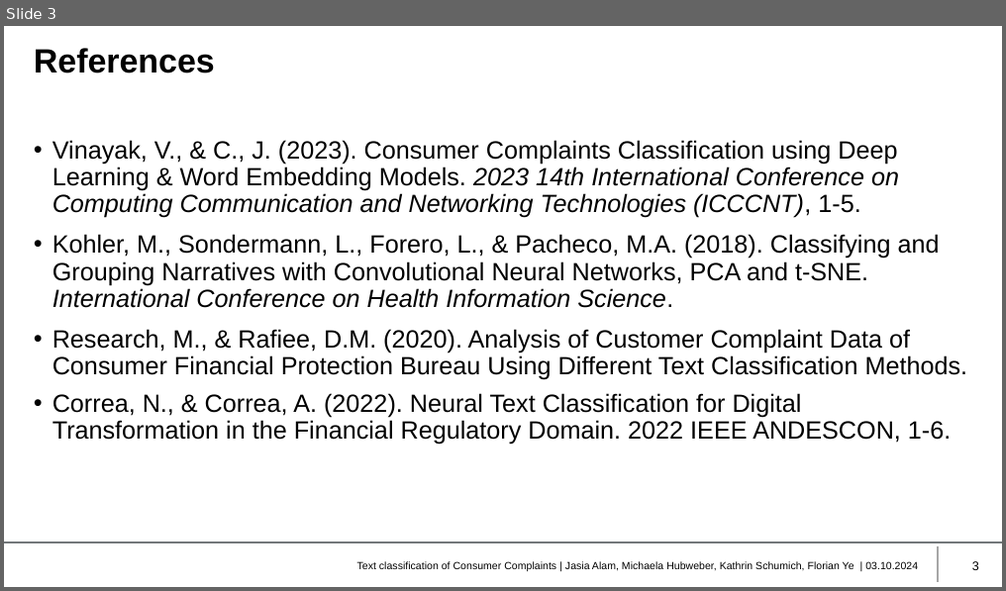
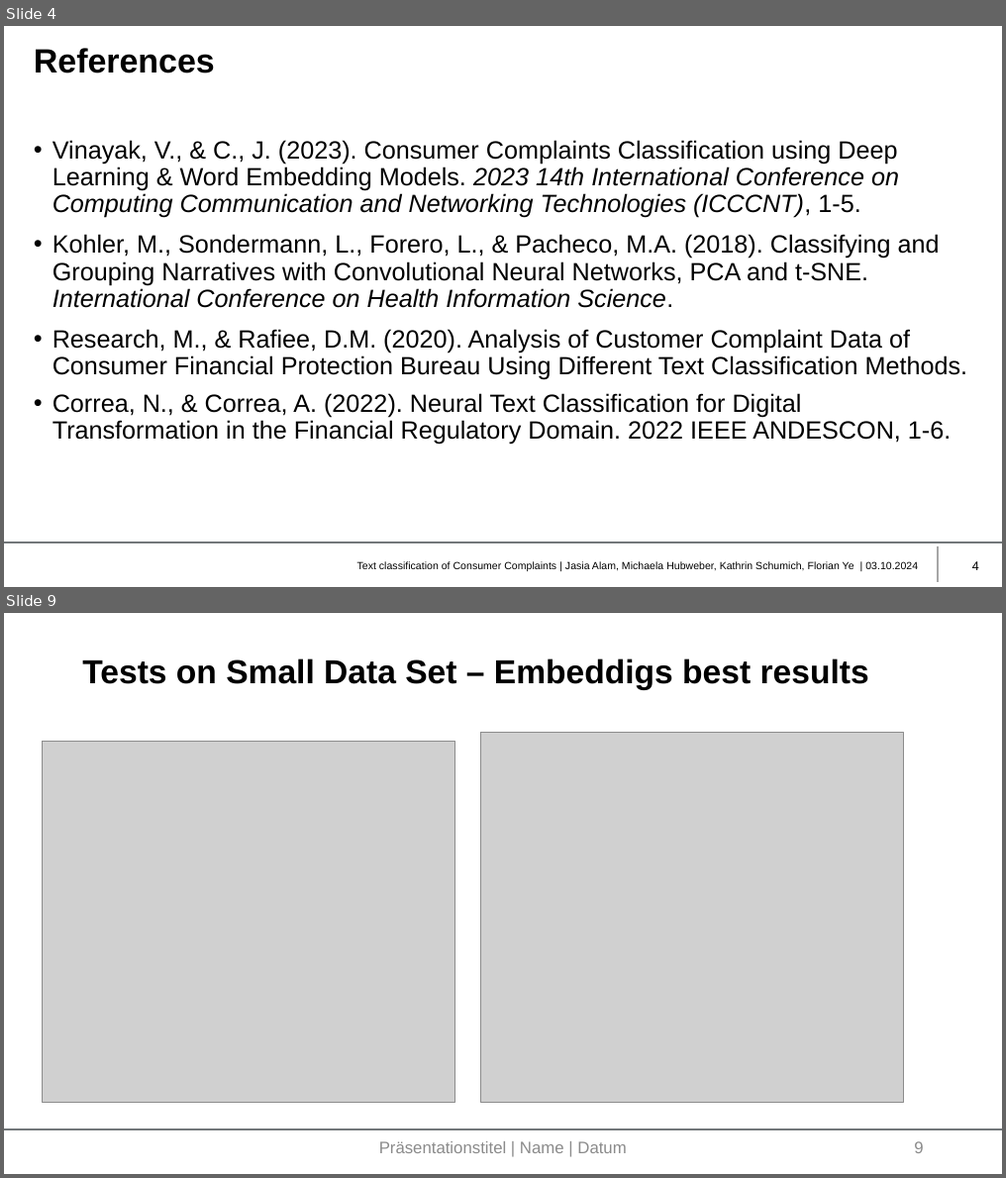
Before and after one commit to JasiaAlam/MDS_NLP, a slide deck: NLP2_Consumer_Complaint.pptx. Shown one above the other, each under a label of ours: slide 3 before the commit, slides 4 and 9 after it; the slides between them are not shown. The pictures are 1006x591 and 1006x1178 pixels, drawn with LibreOffice and Linux fonts; fonts in the diff are those of the drawing; grey boxes stand for pictures; background and template pictures are left out. Boxes give left, top, right and bottom in pixels: in the first picture for what was removed or moved away, otherwise in the second. Text is boxed around its words. In the diff, an @@ line names an element or a change of style, - is before the commit and + after.

```diff
--- a/NLP2_Consumer_Complaint.pptx
+++ b/NLP2_Consumer_Complaint.pptx
@@ slide 9 added at [4, 613, 1002, 1174], background #FFFFFF; not listed: 1 template element that a slide beside it also shows @@
@@ title added at [82, 659, 869, 690], 24 pt, text #000000, bold @@
+Tests on Small Data Set – Embeddigs best results
@@ picture added at [42, 741, 455, 1102] @@
@@ picture added at [481, 733, 904, 1102] @@
@@ text added at [379, 1142, 626, 1154], 12 pt, text #8C8C8C @@
+Präsentationstitel | Name | Datum
@@ page number added at [914, 1142, 923, 1154], 12 pt, text #8C8C8C @@
+9
@@ what was slide 3 is now slide 4 @@
@@ page number at [972, 562, 979, 570]: text changed @@
-3
+4
```
Also in this commit, not shown: 6 other slides added.
